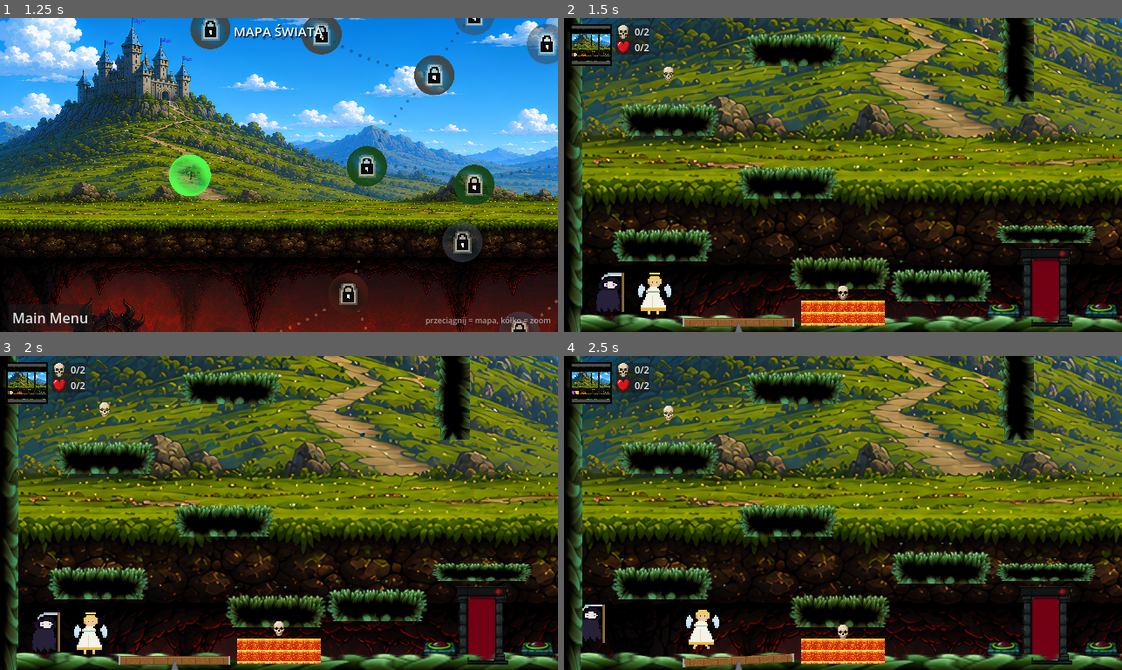
Above: before the commit, frames 1-4 (two rows, left to right).
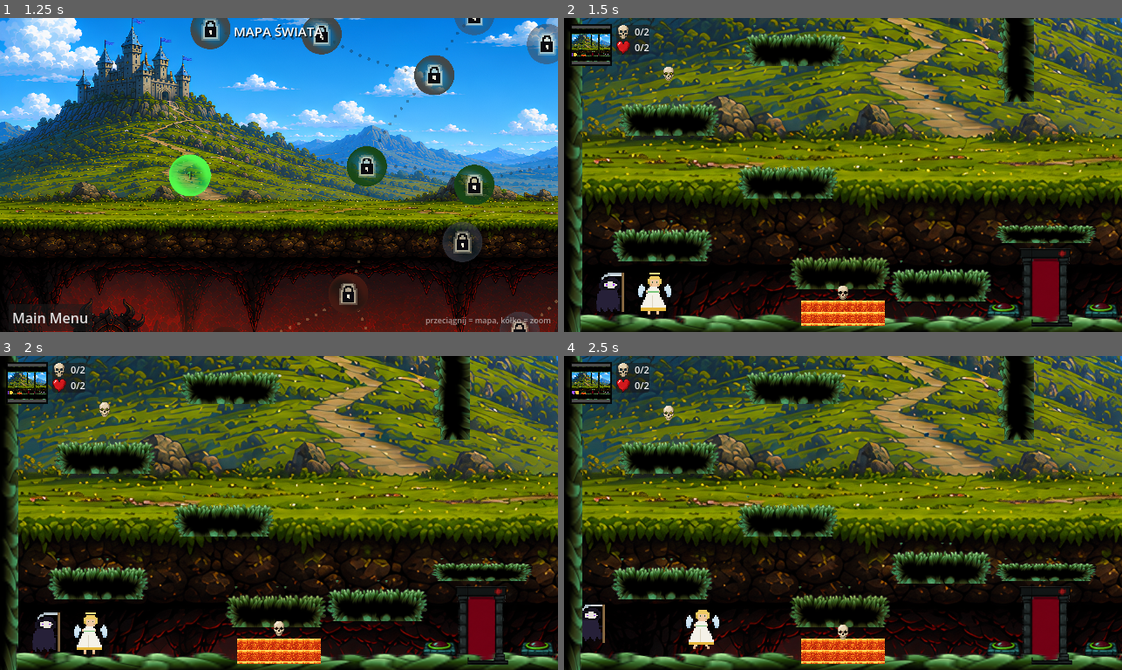
Above: after the commit, the same moments.

Repository: mionsek/life-death
Game: Godot game, scene res://scenes/ui/MainMenu.tscn
Same seed, same stepped clock (60 frames per second), same inputs: the game is played once before the commit and once after it.
Inputs (mouse positions are in pixels of both pictures, inside the frame that each line leads up to):
- Up to frame 1 (1.25 s): click "Start Game" at 0.5 s
- Up to frame 2 (1.5 s): click "1" at 1.25 s
- Up to frame 3 (2 s): no input
- Up to frame 4 (2.5 s): tap Enter (ui_accept) at 2, 2.27 s; move the mouse to (965, 497) at 2.02 s; hold Right (ui_right) from 2.03 s (still down); hold Shift from 2.03 s (still down); click (965, 497) at 2.17 s

Frame 1 is identical in both runs. In frame 2, 0.6% of the frame differs, in the area x 2-42%, y 11-100%; in frame 3, 0.6%; in frame 4, 0.6%.

Commit message:
feat: hand-drawn seesaw art — rotating beam on a static mount (026)
The mechanic is unchanged; only the two visuals are swapped in.

- slice_seesaw.gd trims the two delivered sources (they already have real
  transparency), scales both by one factor taken from the beam so they keep
  their drawn proportions, and works out where they join.
- They join at the mount's bolt, which has to sit at the beam's centre since
  that is what the beam turns about. The bolt is located as the round cap above
  the mount's neck — the pinch before the triangle flares out — and its centre
  is the midpoint of that span. Measuring the widest row instead lands on the
  bottom of the cap and hangs the beam too low.
- Beam and mount are drawn behind the characters (z -2 / -1), so standing on
  the seesaw reads as standing on top of it, like the pressure plate.

Tests: 133.

Co-Authored-By: Claude Fable 5 <noreply@anthropic.com>

Diff:
--- a/game/scenes/obstacles/Seesaw.tscn
+++ b/game/scenes/obstacles/Seesaw.tscn
@@ -1,8 +1,8 @@
 [gd_scene load_steps=7 format=3 uid="uid://seesaw"]
 
 [ext_resource type="Script" path="res://scripts/obstacles/seesaw.gd" id="1"]
-[ext_resource type="Texture2D" path="res://assets/gen/obstacles/plank.png" id="2"]
-[ext_resource type="Texture2D" path="res://assets/gen/obstacles/pivot.png" id="3"]
+[ext_resource type="Texture2D" path="res://assets/sprites/seesaw/seesaw_plank.png" id="2"]
+[ext_resource type="Texture2D" path="res://assets/sprites/seesaw/seesaw_base.png" id="3"]
 
 [sub_resource type="RectangleShape2D" id="plank_shape"]
 size = Vector2(160, 12)
@@ -17,9 +17,10 @@
 script = ExtResource("1")
 
 [node name="Pivot" type="Sprite2D" parent="."]
-z_index = 3
-texture_filter = 1
-position = Vector2(0, 7)
+z_index = -1
+texture_filter = 2
+centered = false
+offset = Vector2(-16.5, -4)
 texture = ExtResource("3")
 
 [node name="Plank" type="AnimatableBody2D" parent="."]
@@ -30,8 +31,10 @@
 shape = SubResource("plank_shape")
 
 [node name="PlankVis" type="Sprite2D" parent="Plank"]
-z_index = 2
-texture_filter = 1
+z_index = -2
+texture_filter = 2
+centered = false
+offset = Vector2(-80, -4.5)
 texture = ExtResource("2")
 
 [node name="LeftArea" type="Area2D" parent="Plank"]
--- /dev/null
+++ b/game/tools/slice_seesaw.gd
@@ -0,0 +1,132 @@
+# Prepares the seesaw's two pieces for the mechanic that already exists: the
+# wooden beam (rotates) and the stone mount (stays put).
+#
+# The sources are delivered as separate files with real transparency, so there
+# is nothing to cut apart — the job is to trim, bring both to one scale, and
+# work out where they join.
+#
+# They join at the mount's bolt: the beam turns about its own centre, so the
+# bolt has to sit exactly there. The bolt is found as the round cap above the
+# mount's neck (its narrowest row before the triangle flares out), and the
+# printed offsets place both sprites with that point at the node origin.
+# Run: godot --headless -s res://tools/slice_seesaw.gd
+extends SceneTree
+
+const SRC_BEAM := "res://assets/sprites/seesaw_beam_src.png"
+const SRC_MOUNT := "res://assets/sprites/seesaw_mount_src.png"
+const OUT_DIR := "res://assets/sprites/seesaw/"
+# The beam collision is 160 wide, so match the art to it.
+const TARGET_BEAM_W := 160
+
+
+func _init() -> void:
+	var beam := _load(SRC_BEAM)
+	var mount := _load(SRC_MOUNT)
+	if beam == null or mount == null:
+		quit(1)
+		return
+
+	# Trim both to their content.
+	beam = beam.get_region(_solid_bbox(beam))
+	mount = mount.get_region(_solid_bbox(mount))
+
+	# One scale for both, taken from the beam, so they keep their drawn
+	# proportions relative to each other.
+	var scale := float(TARGET_BEAM_W) / float(beam.get_width())
+	_resize(beam, scale)
+	_resize(mount, scale)
+
+	var bolt := _bolt_centre(mount)
+	# The beam turns about its own centre; the mount hangs from the bolt.
+	var beam_off := -Vector2(beam.get_width(), beam.get_height()) / 2.0
+	var mount_off := -bolt
+
+	_save(beam, OUT_DIR + "seesaw_plank.png")
+	_save(mount, OUT_DIR + "seesaw_base.png")
+	print("  bolt centre in mount: (%.1f, %.1f)" % [bolt.x, bolt.y])
+	print("  PlankVis: centered=false, offset = (%.1f, %.1f)" % [beam_off.x, beam_off.y])
+	print("  Pivot:    centered=false, offset = (%.1f, %.1f)" % [mount_off.x, mount_off.y])
+	quit()
+
+
+# Centre of the mount's bolt: the cap above the neck, where the silhouette is
+# at its narrowest before the triangle widens out.
+func _bolt_centre(img: Image) -> Vector2:
+	var w := img.get_width()
+	var h := img.get_height()
+	var widths := PackedInt32Array()
+	widths.resize(h)
+	for y in h:
+		var count := 0
+		for x in w:
+			if img.get_pixel(x, y).a > 0.5:
+				count += 1
+		widths[y] = count
+	# Scanning down, the silhouette widens to the bolt's diameter, pinches in at
+	# the neck, then flares into the triangle. The bolt therefore runs from the
+	# first opaque row down to that pinch, and its centre is halfway between —
+	# taking the widest row instead lands on the bottom of the cap, which hangs
+	# the beam too low.
+	var top := 0
+	while top < h and widths[top] == 0:
+		top += 1
+	var maxw := 0
+	var neck := h - 1
+	for y in range(top, h):
+		if widths[y] > maxw:
+			maxw = widths[y]
+		elif widths[y] < maxw - 1:
+			neck = y
+			break
+	var mid_y := int((top + neck) / 2.0)
+	# Centre of the opaque span across the bolt.
+	var x0 := w
+	var x1 := -1
+	for y in range(top, neck + 1):
+		for x in w:
+			if img.get_pixel(x, y).a > 0.5:
+				x0 = mini(x0, x)
+				x1 = maxi(x1, x)
+	if x1 < 0:
+		return Vector2(w / 2.0, 0.0)
+	return Vector2((x0 + x1) / 2.0, float(mid_y))
+
+
+func _load(path: String) -> Image:
+	var img := Image.load_from_file(ProjectSettings.globalize_path(path))
+	if img == null:
+		push_error("cannot load " + path)
+		return null
+	img.convert(Image.FORMAT_RGBA8)
+	return img
+
+
+func _resize(img: Image, scale: float) -> void:
+	img.resize(maxi(int(round(img.get_width() * scale)), 1),
+		maxi(int(round(img.get_height() * scale)), 1), Image.INTERPOLATE_LANCZOS)
+
+
+func _save(img: Image, dst: String) -> void:
+	var abs_dst := ProjectSettings.globalize_path(dst)
+	DirAccess.make_dir_recursive_absolute(abs_dst.get_base_dir())
+	img.save_png(abs_dst)
+	print("  saved ", dst, " (", img.get_width(), "x", img.get_height(), ")")
+
+
+# Bounding box of solid pixels.
+func _solid_bbox(img: Image) -> Rect2i:
+	var minx := img.get_width()
+	var miny := img.get_height()
+	var maxx := -1
+	var maxy := -1
+	for y in img.get_height():
+		for x in img.get_width():
+			if img.get_pixel(x, y).a < 0.5:
+				continue
+			minx = mini(minx, x)
+			miny = mini(miny, y)
+			maxx = maxi(maxx, x)
+			maxy = maxi(maxy, y)
+	if maxx < 0:
+		return Rect2i(0, 0, img.get_width(), img.get_height())
+	return Rect2i(minx, miny, maxx - minx + 1, maxy - miny + 1)
Binary file added: game/assets/sprites/seesaw/seesaw_base.png
Binary file added: game/assets/sprites/seesaw/seesaw_plank.png
Binary file added: game/assets/sprites/seesaw_beam_src.png
Binary file added: game/assets/sprites/seesaw_mount_src.png
Not shown, added: game/tools/slice_seesaw.gd.uid
